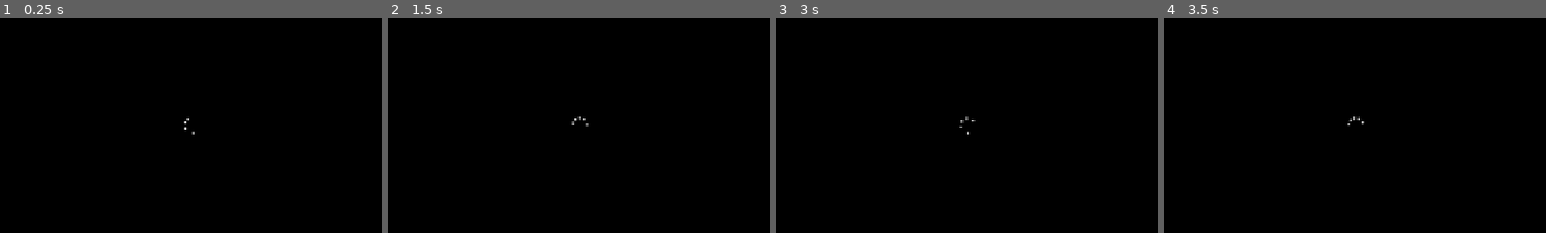
Above: before the commit, frames 1-4 (left to right).
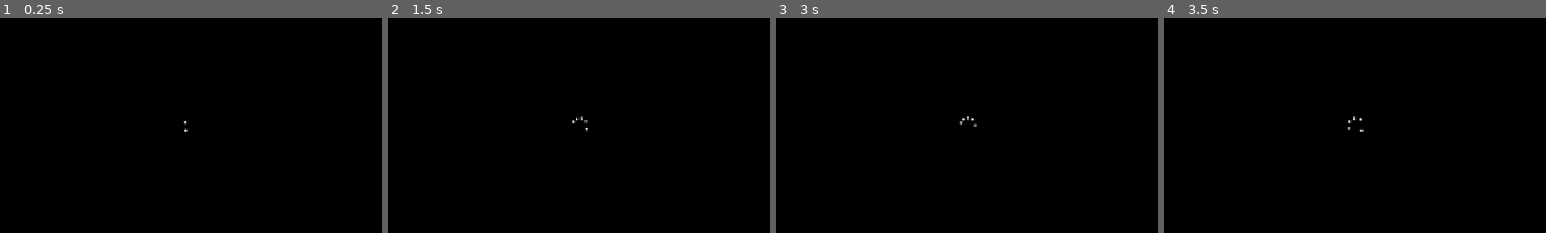
Above: after the commit, the same moments.

Repository: SadPlayer652523/Windows-10-Simulator
Game: Godot game, scene res://scenes/boot_screen.tscn
Same seed, same stepped clock (60 frames per second), same inputs: the game is played once before the commit and once after it.
Inputs:
- Up to frame 1 (0.25 s): no input
- Up to frame 2 (1.5 s): no input
- Up to frame 3 (3 s): no input
- Up to frame 4 (3.5 s): no input
The pictures show only the part of the screen within x 25-75%, y 47-97%; the shares and areas given below are measured in that part.

The runs differ from the first frame. In frame 1, less than 0.1% of the frame differs, in the area x 48-51%, y 46-55%; in frame 2, 0.1%, in the area x 48-53%, y 45-53%; in frame 3, less than 0.1%; in frame 4, less than 0.1%.

Commit message:
Updated boot screen and added blur effect
Added a boot screen, and also a blur effect (the blur effect

Diff:
--- a/windows_10_simulator/project.godot
+++ b/windows_10_simulator/project.godot
@@ -17,6 +17,10 @@
 boot_splash/show_image=false
 boot_splash/use_filter=false
 config/icon="res://icon.svg"
+
+[autoload]
+
+Global="*uid://vkwklca32eqo"
 
 [display]
 
--- a/windows_10_simulator/scenes/boot_screen.tscn
+++ b/windows_10_simulator/scenes/boot_screen.tscn
@@ -57,3 +57,12 @@
 text = ""
 horizontal_alignment = 1
 vertical_alignment = 1
+
+[node name="Shade" type="ColorRect" parent="." unique_id=1110980141]
+layout_mode = 1
+anchors_preset = 15
+anchor_right = 1.0
+anchor_bottom = 1.0
+grow_horizontal = 2
+grow_vertical = 2
+color = Color(0, 0, 0, 0)
--- /dev/null
+++ b/windows_10_simulator/scenes/login_screen.tscn
@@ -0,0 +1,39 @@
+[gd_scene format=3 uid="uid://yiaotpj8884g"]
+
+[ext_resource type="Script" uid="uid://b0f1l5rmjhopn" path="res://scripts/login_screen.gd" id="1_8q002"]
+[ext_resource type="Texture2D" uid="uid://cgehaxfwowhuv" path="res://assets/wallpapers/lockwallpaper.jpg" id="1_e8ckn"]
+[ext_resource type="Shader" uid="uid://ctsg8xad3kqx7" path="res://shaders/blur.gdshader" id="2_8q002"]
+
+[sub_resource type="ShaderMaterial" id="ShaderMaterial_77to7"]
+shader = ExtResource("2_8q002")
+shader_parameter/blur_amount = 2.000000095
+
+[node name="Login Screen" type="Control" unique_id=600430177]
+layout_mode = 3
+anchors_preset = 15
+anchor_right = 1.0
+anchor_bottom = 1.0
+grow_horizontal = 2
+grow_vertical = 2
+script = ExtResource("1_8q002")
+
+[node name="Wallpaper" type="TextureRect" parent="." unique_id=1011528341]
+layout_mode = 1
+anchors_preset = 15
+anchor_right = 1.0
+anchor_bottom = 1.0
+grow_horizontal = 2
+grow_vertical = 2
+texture = ExtResource("1_e8ckn")
+expand_mode = 2
+
+[node name="Blur Overlay" type="ColorRect" parent="." unique_id=991021177]
+material = SubResource("ShaderMaterial_77to7")
+layout_mode = 1
+anchors_preset = 15
+anchor_right = 1.0
+anchor_bottom = 1.0
+offset_top = 768.0
+offset_bottom = 768.0
+grow_horizontal = 2
+grow_vertical = 2
--- a/windows_10_simulator/scripts/boot_screen.gd
+++ b/windows_10_simulator/scripts/boot_screen.gd
@@ -1,22 +1,19 @@
 extends Control
 
 @onready var spinner: Label = $Spinner
+@onready var shade: ColorRect = $Shade
 
-var current_frame = 0xE052
-var max_frame = 0xE0CB
+var stage = 0
 
 func _ready() -> void:
+	var boot_time = randf_range(5.0, 8.0)
 	Input.mouse_mode = Input.MOUSE_MODE_HIDDEN
-	spin()
+	Global.spin(spinner)
+	await get_tree().create_timer(boot_time).timeout
+	var tween = get_tree().create_tween().set_trans(Tween.TRANS_LINEAR)
+	tween.tween_property(shade, "color:a", 1.0, 0.3)
+	await tween.finished
+	get_tree().change_scene_to_file("res://scenes/login_screen.tscn")
 
 func _process(delta: float) -> void:
 	pass
-
-func spin() -> void:
-	while true:
-		spinner.text = char(current_frame)
-		current_frame += 1
-
-		if current_frame > max_frame:
-			current_frame = 0xE052
-		await get_tree().create_timer(0.016).timeout
--- /dev/null
+++ b/windows_10_simulator/scripts/global.gd
@@ -0,0 +1,29 @@
+extends Node
+
+var current_frame = 0xE052
+var max_frame = 0xE0CB
+var transition = 0xE06B
+var transition_2 = 0xE09A
+
+func _ready() -> void:
+	pass
+
+func _process(delta: float) -> void:
+	pass
+
+func spin(spinner: Label, add_text="") -> void:
+	var stage = 0
+	while is_instance_valid(spinner):
+		if add_text == "":
+			spinner.text = char(current_frame)
+		else:
+			spinner.text = char(current_frame) + add_text
+		current_frame += 1
+
+		if stage == 0 and current_frame > transition_2:
+			stage = 1
+			current_frame = transition
+		if current_frame > max_frame:
+			current_frame = 0xE052
+			stage = 0
+		await get_tree().create_timer(0.025).timeout
--- /dev/null
+++ b/windows_10_simulator/scripts/login_screen.gd
@@ -0,0 +1,7 @@
+extends Control
+
+func _ready() -> void:
+	Input.mouse_mode = Input.MOUSE_MODE_VISIBLE
+
+func _process(delta: float) -> void:
+	pass
--- /dev/null
+++ b/windows_10_simulator/shaders/blur.gdshader
@@ -0,0 +1,18 @@
+shader_type canvas_item;
+
+uniform sampler2D screen_texture : hint_screen_texture, filter_linear_mipmap;
+uniform float blur_amount : hint_range(0.0, 10.0) = 2.0;
+
+void vertex() {
+	// Called for every vertex the material is visible on.
+}
+
+void fragment() {
+	float lod = log2(max(blur_amount * 2.0, 1.0));
+	COLOR = textureLod(screen_texture, SCREEN_UV, lod);
+}
+
+//void light() {
+//	// Called for every pixel for every light affecting the CanvasItem.
+//	// Uncomment to replace the default light processing function with this one.
+//}
Binary file added: windows_10_simulator/assets/wallpapers/lockwallpaper.jpg
Not shown, added: windows_10_simulator/assets/wallpapers/lockwallpaper.jpg.import
Binary file added: windows_10_simulator/assets/wallpapers/wallpaper.jpg
Not shown, added: windows_10_simulator/assets/wallpapers/wallpaper.jpg.import
Not shown, added: windows_10_simulator/scripts/global.gd.uid
Not shown, added: windows_10_simulator/scripts/login_screen.gd.uid
Not shown, added: windows_10_simulator/shaders/blur.gdshader.uid
